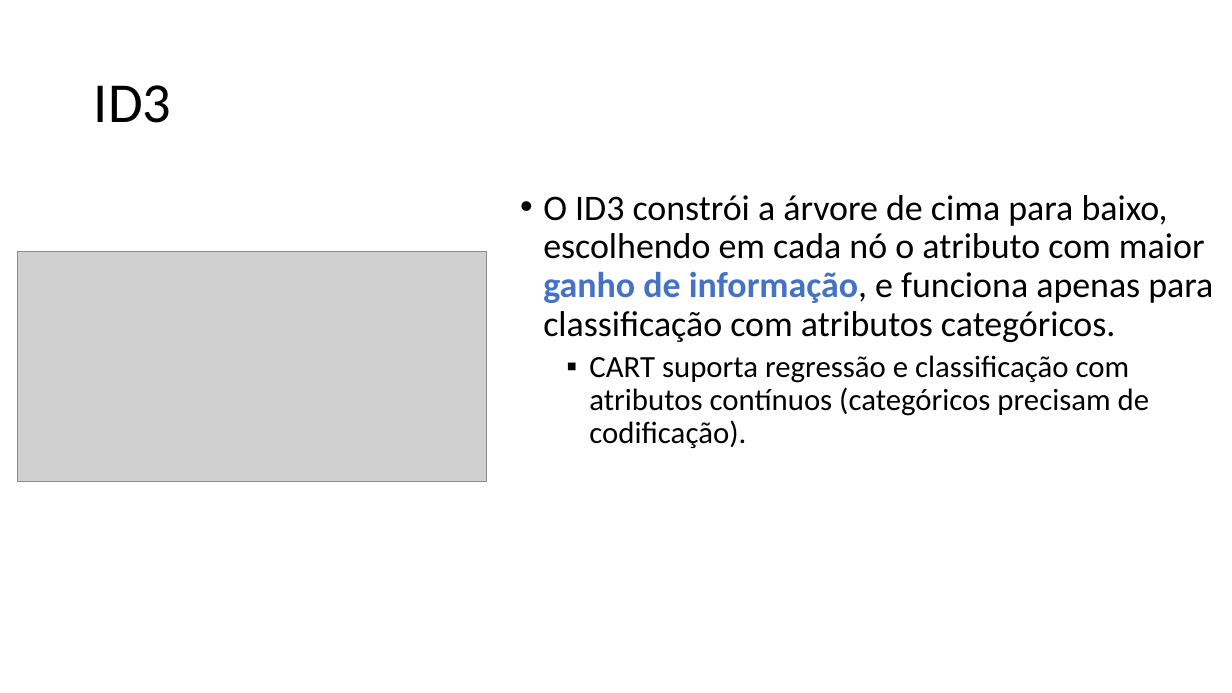
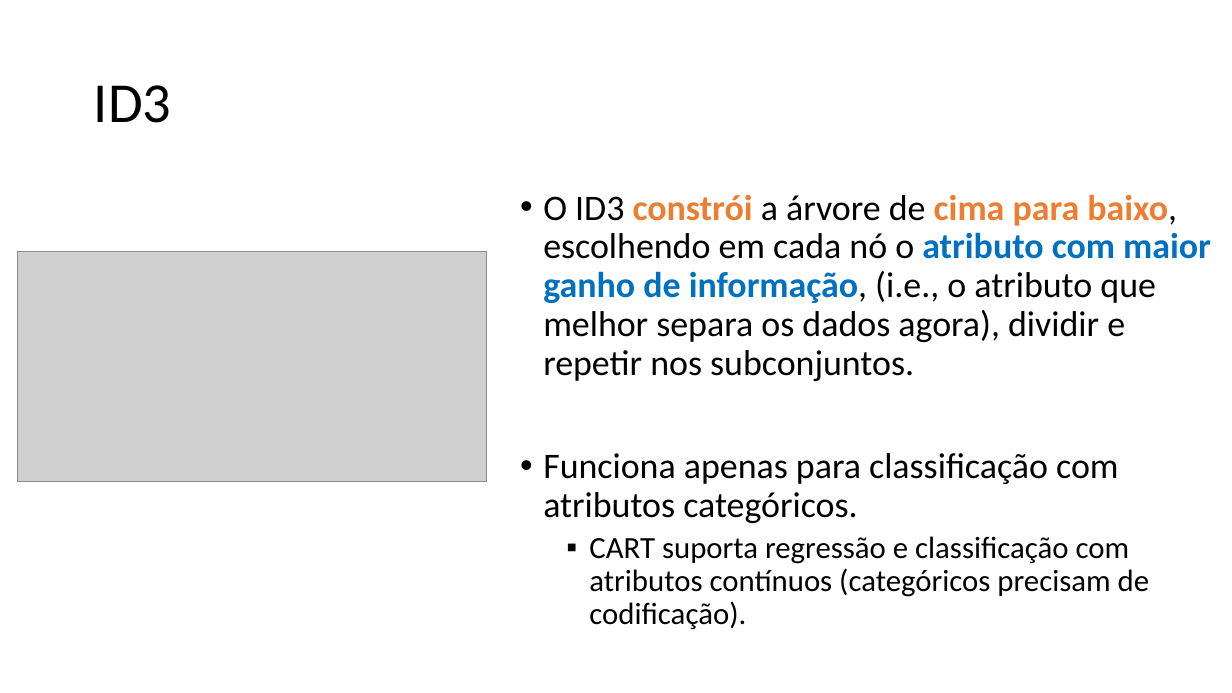
Before and after one commit to zz4fap/c24_inteligencia_artificial, a slide deck: slide 18 of slides/C24_Árvores_de_decisão.pptx. Drawn at 1232x693 pixels with LibreOffice and Linux fonts; fonts in the diff are those of the drawing; grey boxes stand for pictures. Boxes give left, top, right and bottom in pixels: in the first picture for what was removed or moved away, otherwise in the second. Text is boxed around its words. In the diff, an @@ line names an element or a change of style, - is before the commit and + after.

Commit message:
update of slides

```diff
--- a/slides/C24_Árvores_de_decisão.pptx
+++ b/slides/C24_Árvores_de_decisão.pptx
@@ text at box(543, 194, 1211, 523): text changed @@
-• O ID3 constrói a árvore de cima para baixo, escolhendo em cada nó o atributo com maior ganho de informação, e funciona apenas para classificação com atributos categóricos.
+• O ID3 constrói a árvore de cima para baixo, escolhendo em cada nó o atributo com maior ganho de informação, (i.e., o atributo que melhor separa os dados agora), dividir e repetir nos subconjuntos.
+• Funciona apenas para classificação com atributos categóricos.
```
Also in this commit, not shown: 2 other slides changed.
